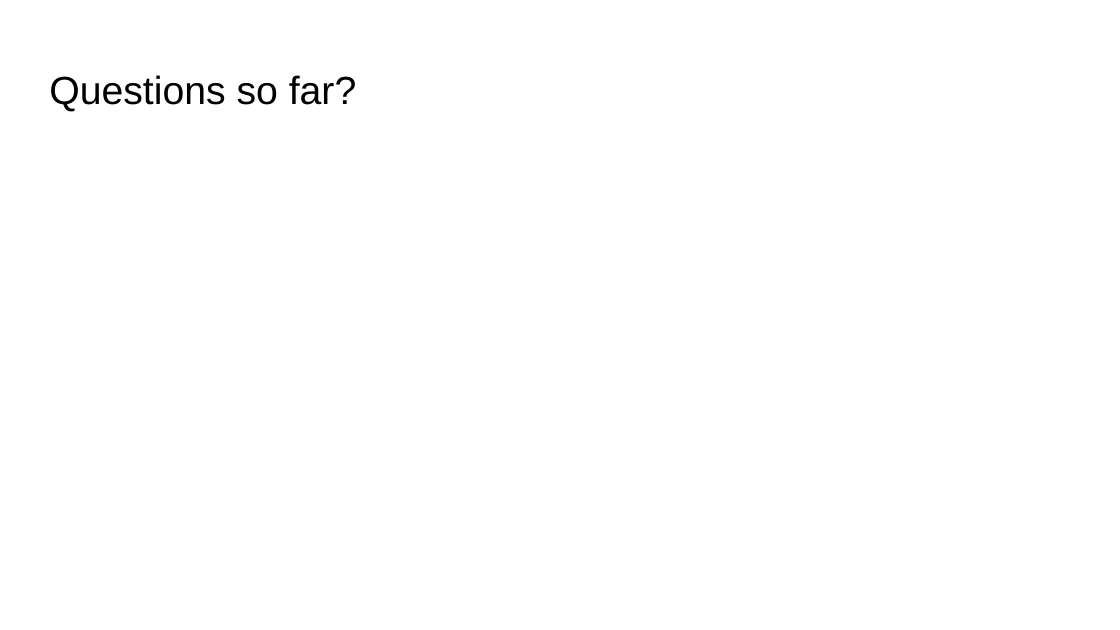
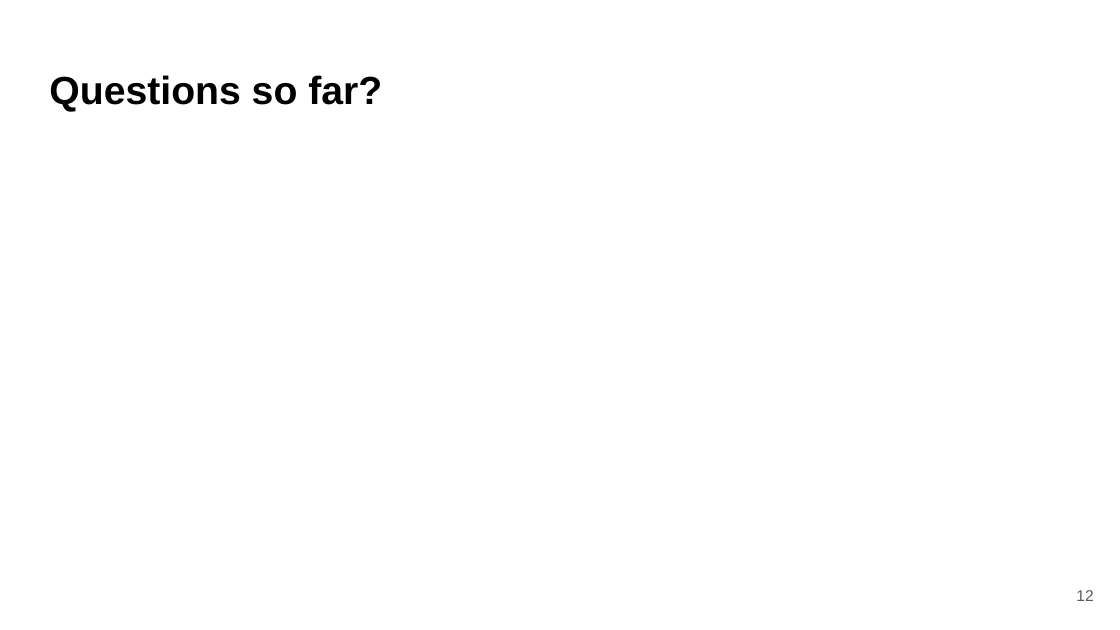
Before and after one commit to bmaitner/biometry_course, a slide deck: slide 12 of lectures/Lecture_06_exploratory_analyses_II.pptx (slide 7 before the commit). Drawn at 1120x630 pixels with LibreOffice and Linux fonts; fonts in the diff are those of the drawing. Boxes give left, top, right and bottom in pixels: in the first picture for what was removed or moved away, otherwise in the second. Text is boxed around its words. In the diff, an @@ line names an element or a change of style, - is before the commit and + after.

```diff
--- a/lectures/Lecture_06_exploratory_analyses_II.pptx
+++ b/lectures/Lecture_06_exploratory_analyses_II.pptx
@@ title "Questions so far?" at [49,75,382,112]: bold on @@
@@ page number added at [1076,590,1093,601], 10 pt, text #595959 @@
+12
```
Also in this commit, not shown: 11 other slides changed, 20 slides added, 22 other files.
